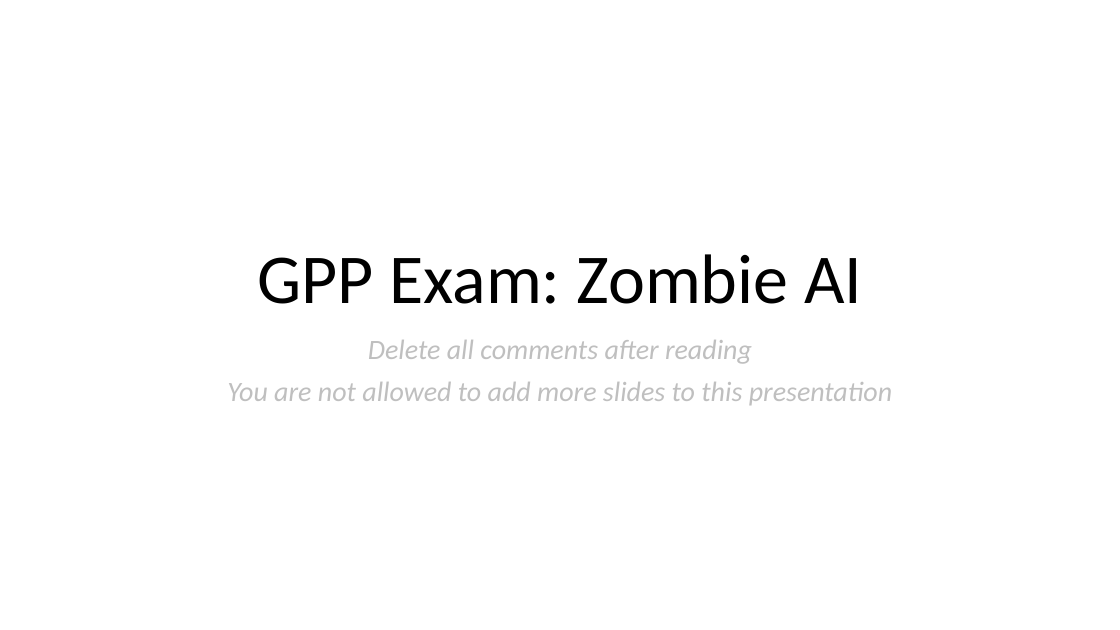
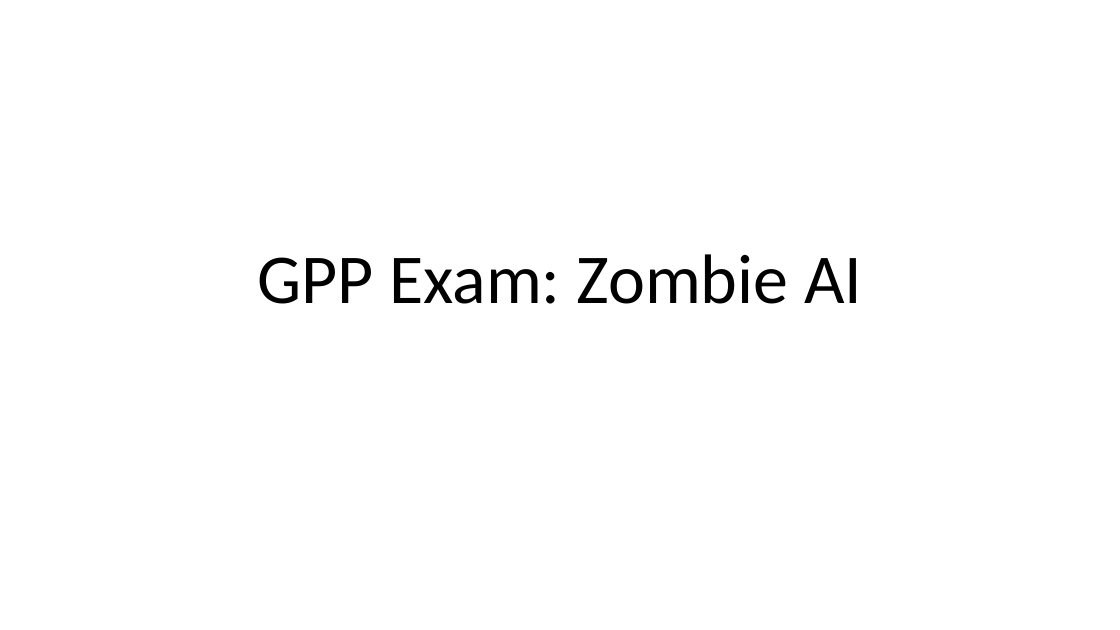
Before and after one commit to LuckyLuke00/Gameplay_Programming, a slide deck: slide 1 of DAE15_Kinoo_Lucas_GPP-Exam2022/GPP_ZombieAI_KinooLucas_2DAE15.pptx. Drawn at 1120x630 pixels with LibreOffice and Linux fonts; fonts in the diff are those of the drawing. Boxes give left, top, right and bottom in pixels: in the first picture for what was removed or moved away, otherwise in the second. Text is boxed around its words. In the diff, an @@ line names an element or a change of style, - is before the commit and + after.

```diff
--- a/DAE15_Kinoo_Lucas_GPP-Exam2022/GPP_ZombieAI_KinooLucas_2DAE15.pptx
+++ b/DAE15_Kinoo_Lucas_GPP-Exam2022/GPP_ZombieAI_KinooLucas_2DAE15.pptx
@@ subtitle removed at box(227, 340, 892, 405) @@
-Delete all comments after reading
-You are not allowed to add more slides to this presentation
```
Also in this commit, not shown: 3 other slides changed, 1 slide added, 1 slide removed, 1 other file.
